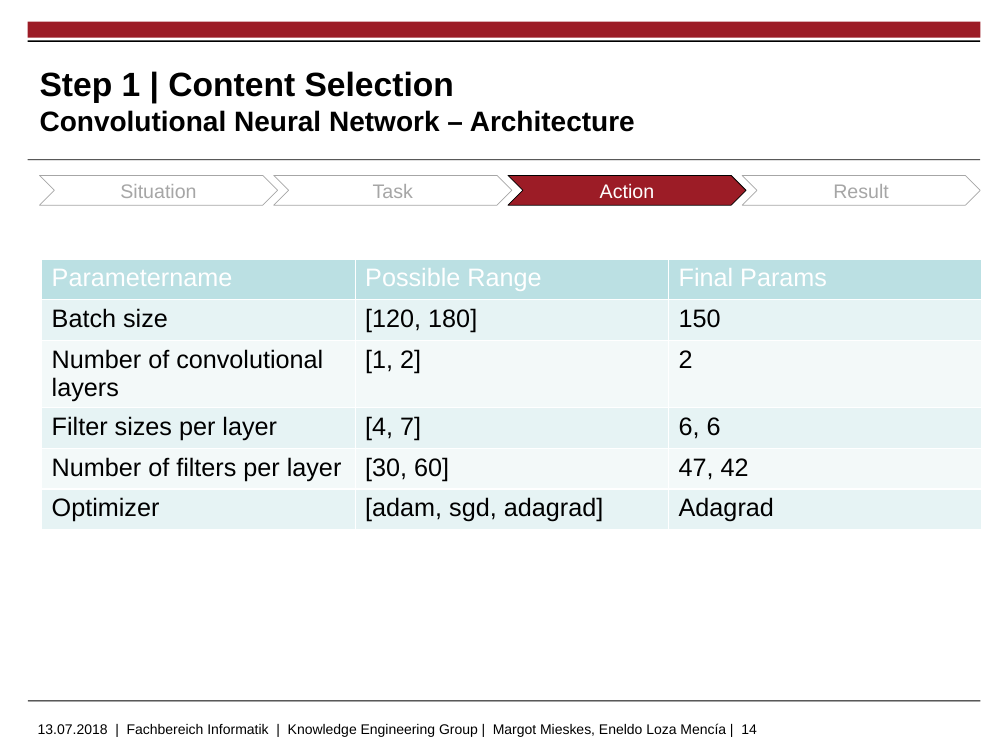
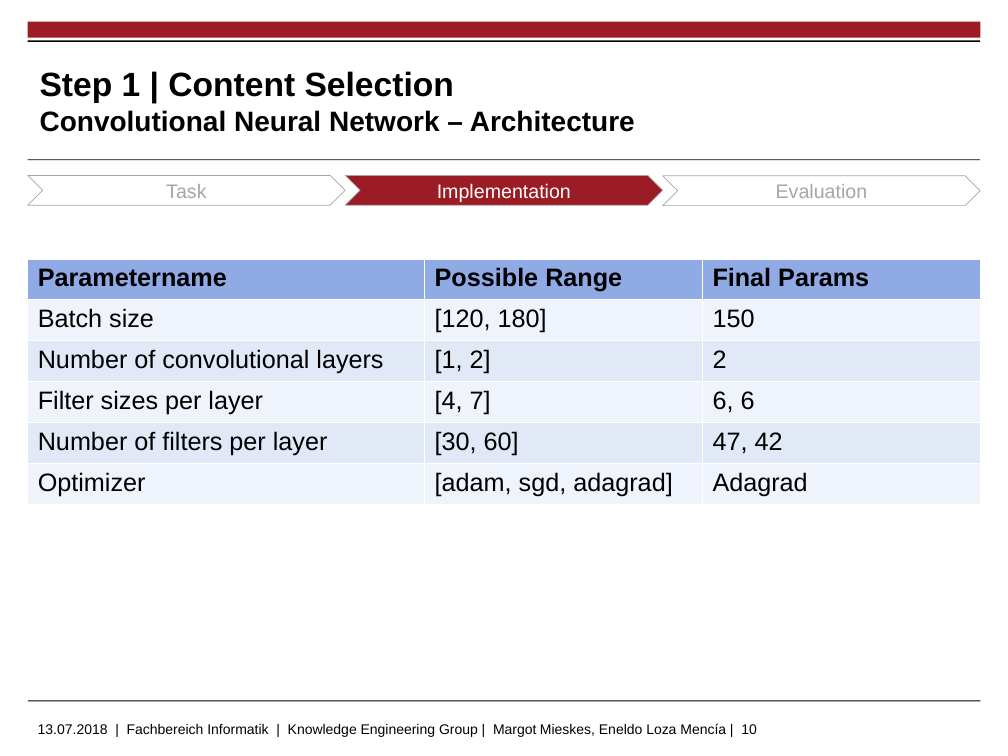
Before and after one commit to markushoehn/Auto_TextSum, a slide deck: slide 10 of presentation/20180713 Gruppe 5 - final.pptx (slide 14 before the commit). Drawn at 1008x756 pixels with LibreOffice and Linux fonts; fonts in the diff are those of the drawing; background and template pictures are left out. Boxes give left, top, right and bottom in pixels: in the first picture for what was removed or moved away, otherwise in the second. Text is boxed around its words. In the diff, an @@ line names an element or a change of style, - is before the commit and + after.

```diff
--- a/presentation/20180713 Gruppe 5 - final.pptx
+++ b/presentation/20180713 Gruppe 5 - final.pptx
@@ chevron "Task": place and size @@
-chevron "Task" at (274, 175, 512, 206)
+chevron "Task" at (28, 175, 346, 206)
@@ chevron removed at (39, 175, 277, 206) @@
-Situation
@@ chevron added at (346, 175, 663, 206), fill #9C1C26, outline #A6A6A6 0.5 pt, 14 pt, text #FFFFFF @@
+Implementation
@@ chevron removed at (508, 175, 746, 206) @@
-Action
@@ chevron added at (663, 175, 981, 206), fill #FFFFFF, outline #A6A6A6 0.5 pt, 14 pt, text #A6A6A6 @@
+Evaluation
@@ chevron removed at (742, 175, 980, 206) @@
-Result
@@ table at (28, 259, 982, 504) @@
@@ fill #BBE0E3 to #8FAAE5 in row 1 @@
@@ fill #E7F3F4 to #EFF3FB in 9 cells @@
@@ fill #F3F9FA to #E2E9F6 in 6 cells @@
@@ text colour #FFFFFF to #000000, bold on in "Parametername", "Possible Range", "Final Params" @@
@@ table: place and size @@
-table at (41, 259, 982, 534)
+table at (28, 259, 982, 504)
@@ text at (38, 723, 757, 737): text changed @@
-13.07.2018 | Fachbereich Informatik | Knowledge Engineering Group | Margot Mieskes, Eneldo Loza Mencía | 14
+13.07.2018 | Fachbereich Informatik | Knowledge Engineering Group | Margot Mieskes, Eneldo Loza Mencía | 10
```
Also in this commit, not shown: 29 other slides changed, 4 slides added, 10 slides removed, 11 other files.
